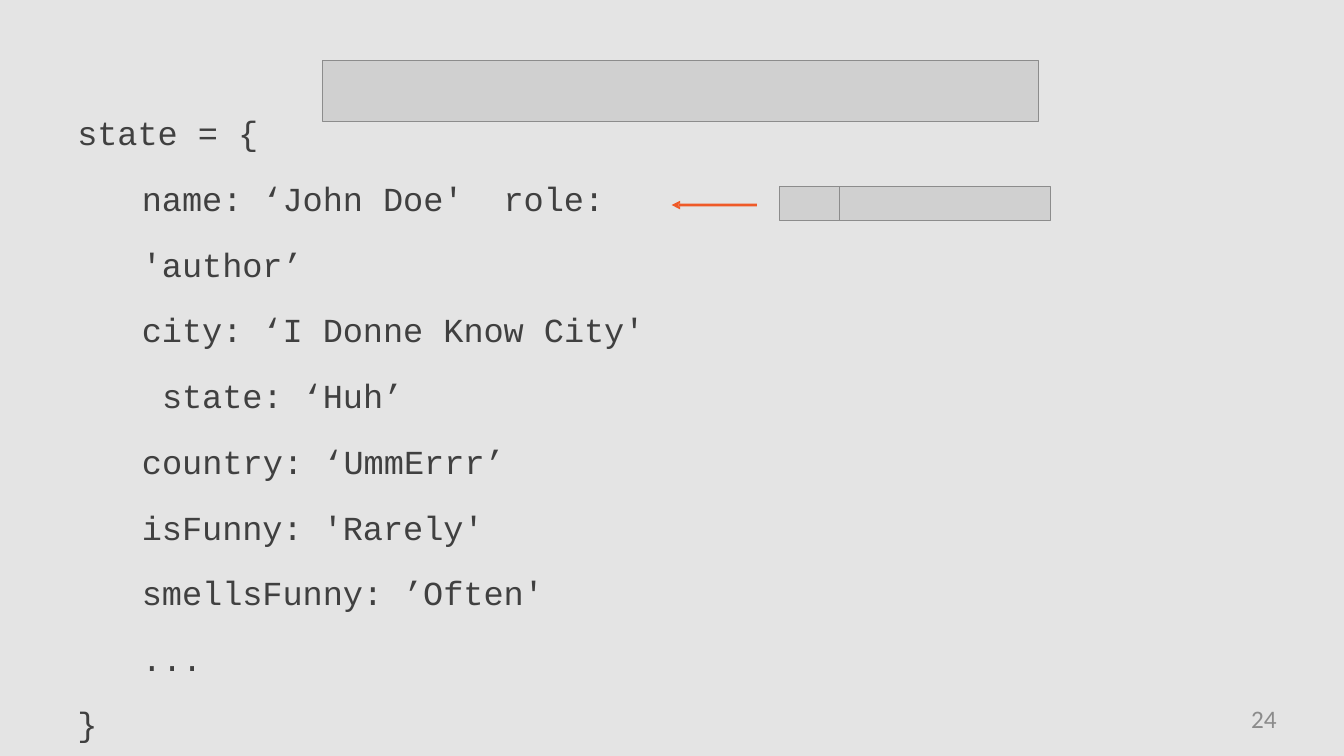
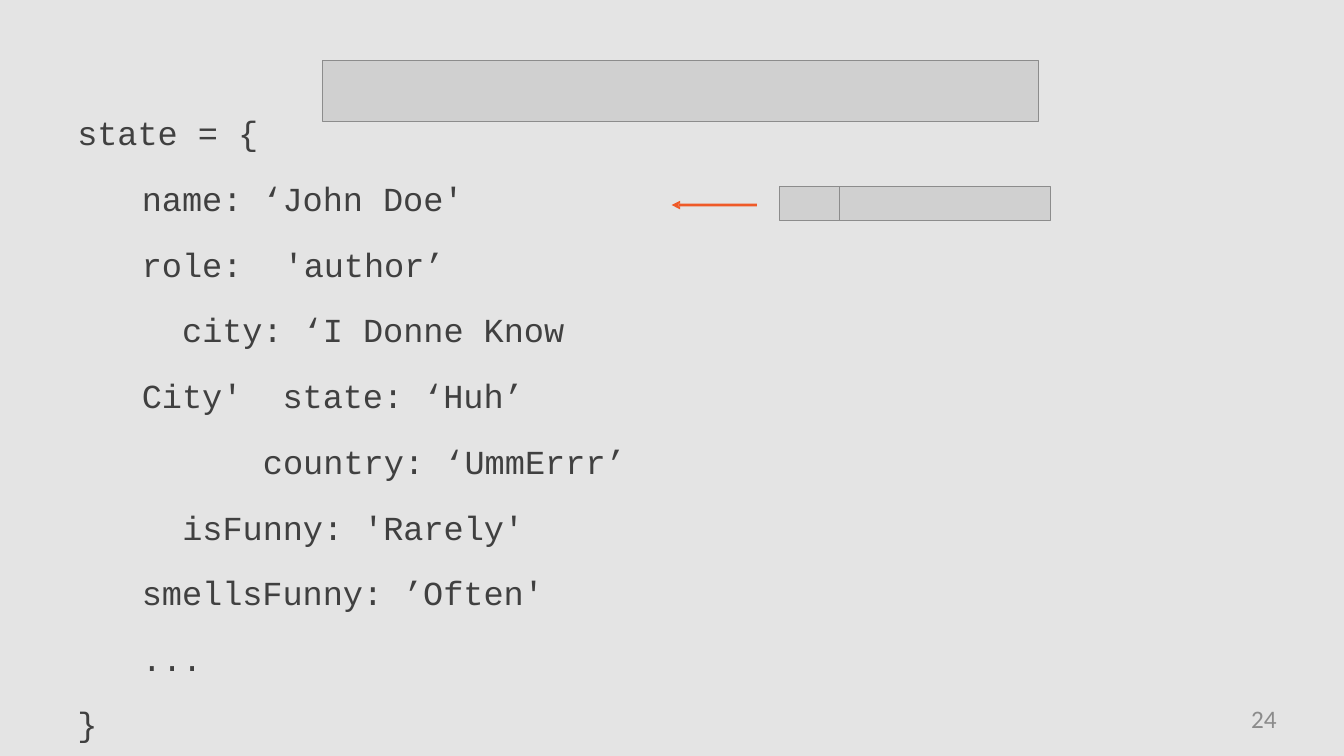
Before and after one commit to StevenJoseph19/PSI-2024-Nov-ASDE-BLR-Batch-1, a slide deck: slide 24 of Learning Phase/Week 5/Day 5/1. React with Redux/Slides/2. Actions, Stores, and Reducers/actions-stores-and-reducers-slides.pptx. Drawn at 1344x756 pixels with LibreOffice and Linux fonts; fonts in the diff are those of the drawing; grey boxes stand for pictures. Boxes give left, top, right and bottom in pixels: in the first picture for what was removed or moved away, otherwise in the second. Text is boxed around its words. In the diff, an @@ line names an element or a change of style, - is before the commit and + after.

```diff
--- a/Learning Phase/Week 5/Day 5/1. React with Redux/Slides/2. Actions, Stores, and Reducers/actions-stores-and-reducers-slides.pptx
+++ b/Learning Phase/Week 5/Day 5/1. React with Redux/Slides/2. Actions, Stores, and Reducers/actions-stores-and-reducers-slides.pptx
@@ text at [142,187,626,612]: text changed @@
-name: ‘John Doe' role: 'author’ city: ‘I Donne Know City' state: ‘Huh’ country: ‘UmmErrr’ isFunny: 'Rarely' smellsFunny: ’Often'
+name: ‘John Doe'
+role: 'author’ city: ‘I Donne Know City' state: ‘Huh’ country: ‘UmmErrr’ isFunny: 'Rarely' smellsFunny: ’Often'
```
Also in this commit, not shown: 2 other files.
